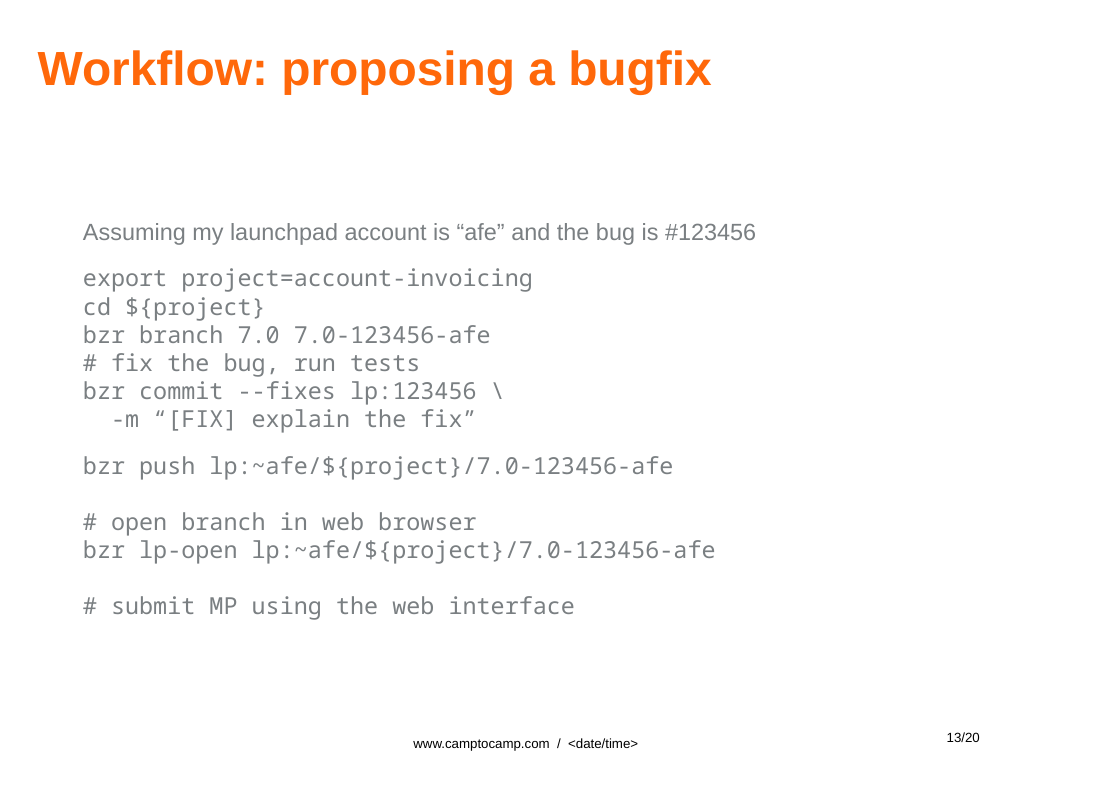
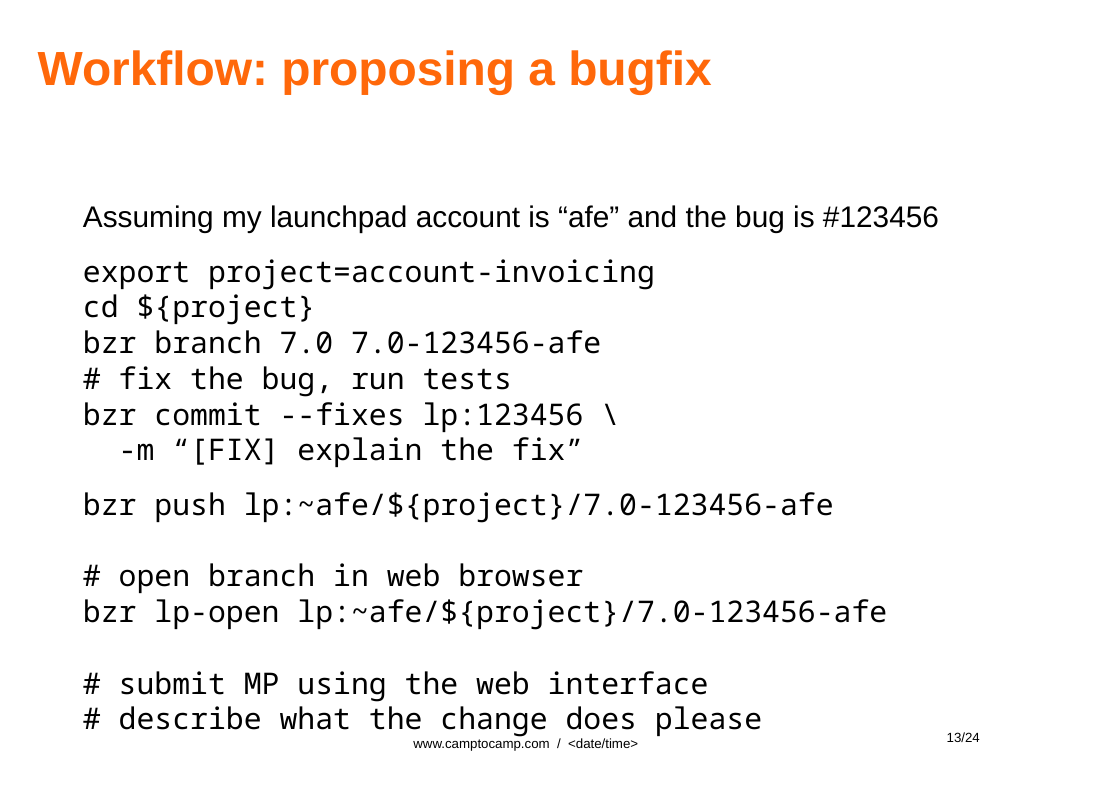
Before and after one commit to gurneyalex/community-days, a slide deck: slide 13 of 2014/talks/Community.odp. Drawn at 1120x792 pixels with LibreOffice and Linux fonts; fonts in the diff are those of the drawing; background and template pictures are left out. Boxes give left, top, right and bottom in pixels: in the first picture for what was removed or moved away, otherwise in the second. Text is boxed around its words. In the diff, an @@ line names an element or a change of style, - is before the commit and + after.

```diff
--- a/2014/talks/Community.odp
+++ b/2014/talks/Community.odp
@@ text "Assuming my launchpad account is ...": place and size @@
-text "Assuming my launchpad account is ..." at box(83, 223, 756, 564)
+text "Assuming my launchpad account is ..." at box(83, 205, 939, 737)
@@ text at box(83, 205, 939, 467): size 17.6 to 22.4 pt, text colour #7A7F82 to #000000 in "Assuming my launchpad account is “afe” and ...", "export project=account-invoicing cd ${project} bzr branch 7. ..." @@
@@ text at box(83, 492, 887, 737): text changed; size 17.6 to 22.4 pt; text colour #7A7F82 to #000000 @@
-bzr push lp:~afe/${project}/7.0-123456-afe
-# open branch in web browser
-bzr lp-open lp:~afe/${project}/7.0-123456-afe
-# submit MP using the web interface
+bzr push lp:~afe/${project}/7.0-123456-afe
+# open branch in web browser
+bzr lp-open lp:~afe/${project}/7.0-123456-afe
+# submit MP using the web interface
+# describe what the change does please
@@ page number at box(947, 732, 980, 742): text changed @@
-13/20
+13/24
```
Also in this commit, not shown: 16 other slides changed, 4 slides added, 4 other files.
